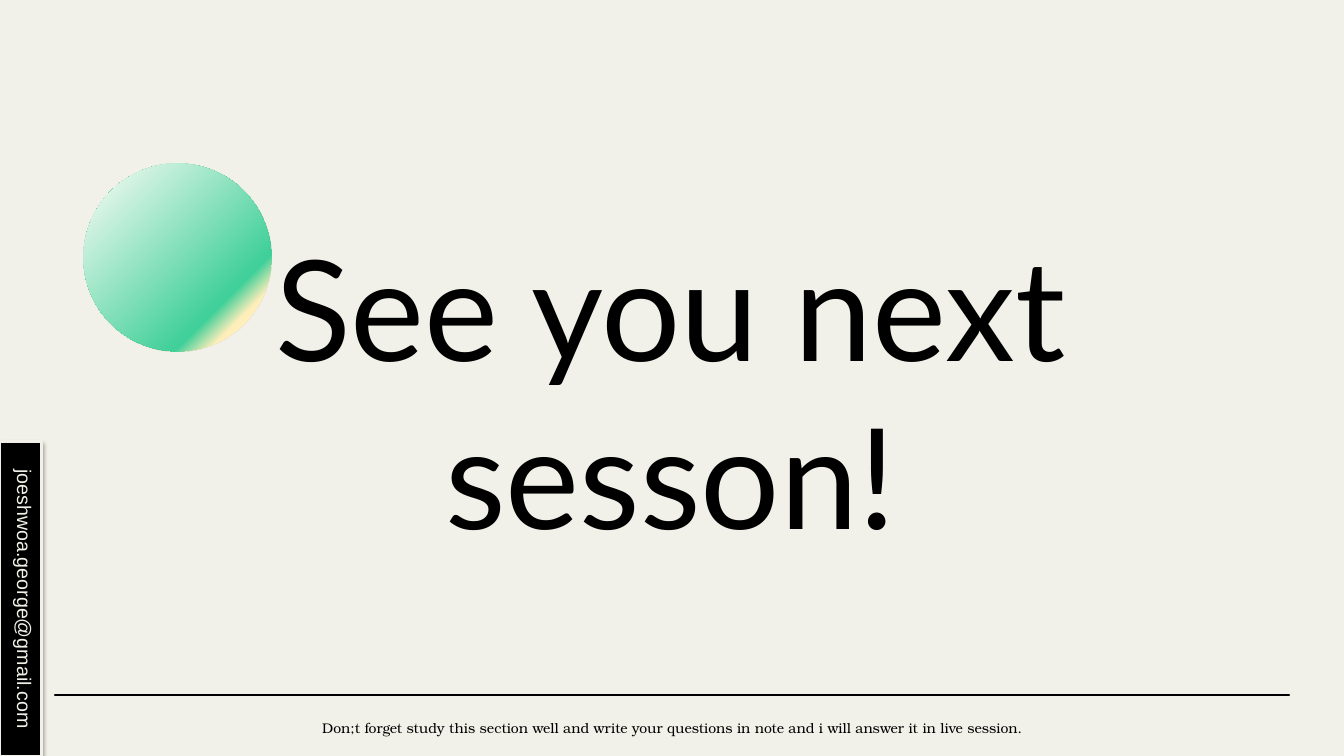
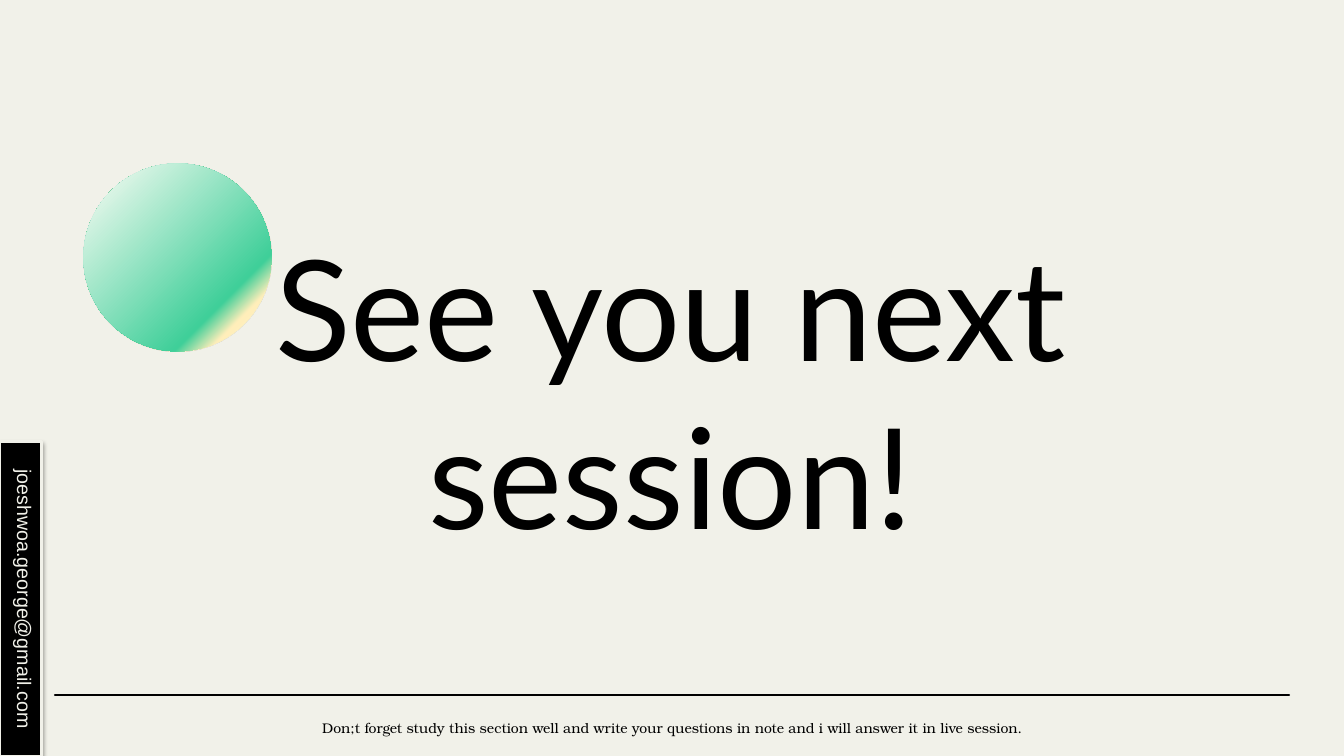
Before and after one commit to joeshwoa/Supabase_course_content, a slide deck: slide 26 of Mastering Supabase Session5.pptx. Drawn at 1344x756 pixels with LibreOffice and Linux fonts; fonts in the diff are those of the drawing. Boxes give left, top, right and bottom in pixels: in the first picture for what was removed or moved away, otherwise in the second. Text is boxed around its words. In the diff, an @@ line names an element or a change of style, - is before the commit and + after.

```diff
--- a/Mastering Supabase Session5.pptx
+++ b/Mastering Supabase Session5.pptx
@@ title at box(276, 259, 1066, 530): text changed @@
-See you next sesson!
+See you next session!
```
Also in this commit, not shown: 1 other slide changed, 12 other files.
